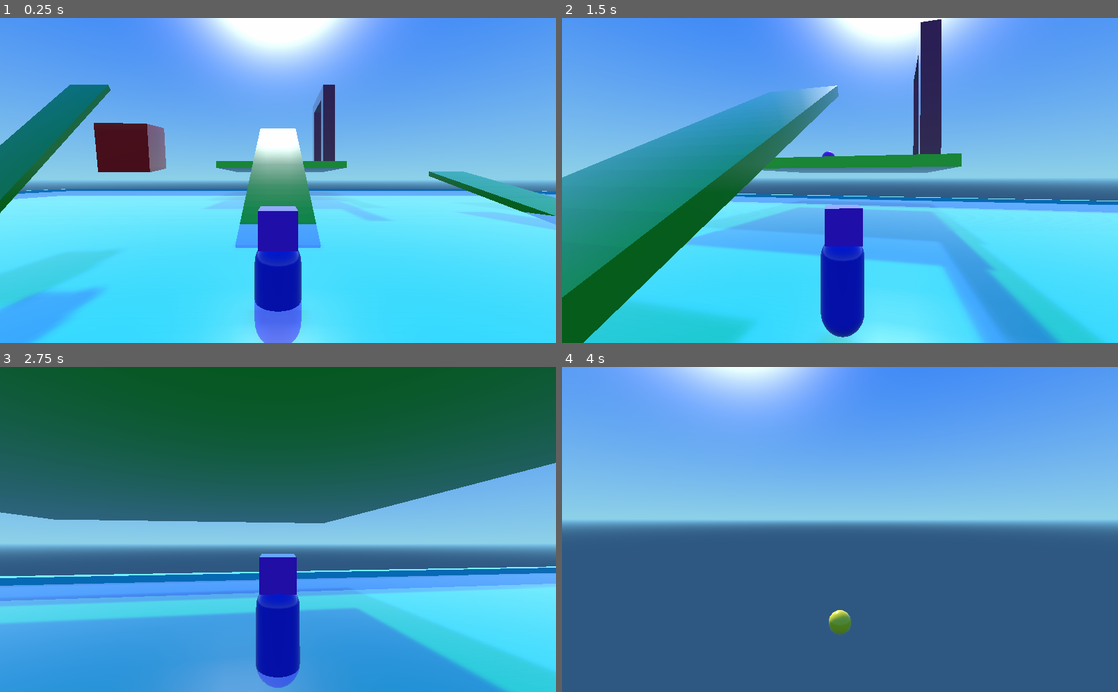
Above: before the commit, frames 1-4 (two rows, left to right).
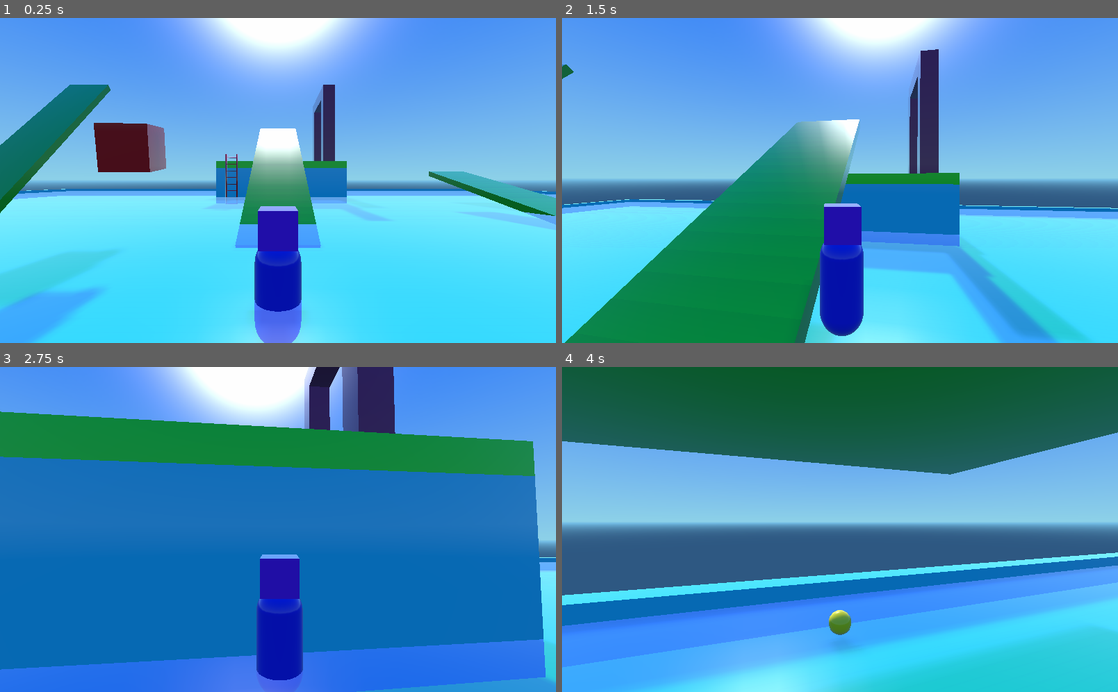
Above: after the commit, the same moments.

Repository: Chrisknyfe/godot-scraps
Game: Godot game, scene res://Main.tscn
Same seed, same stepped clock (60 frames per second), same inputs: the game is played once before the commit and once after it.
Inputs (mouse positions are in pixels of both pictures, inside the frame that each line leads up to):
- Up to frame 1 (0.25 s): no input
- Up to frame 2 (1.5 s): move the mouse to (867, 180) at 0.52 s; hold Shift (sprint) 0.53-1.28 s; hold W (forward) from 0.53 s (still down); tap F (fly) at 0.6 s; tap Space (jump) at 0.77 s; move the mouse to (812, 180) at 1.27 s; tap Shift (sprint) at 1.35 s
- Up to frame 3 (2.75 s): keep holding W (forward); tap Space (jump) at 1.52 s; tap F (fly) at 1.55, 2.1 s; move the mouse to (289, 523) at 2.02 s; hold Shift (sprint) from 2.03 s (still down)
- Up to frame 4 (4 s): keep holding W (forward); move the mouse to (834, 536) at 2.77 s; release Shift (sprint) at 2.78 s; tap Tab (possess) at 2.85 s; tap Space (jump) at 3.02, 3.77 s; tap F (fly) at 3.05 s; move the mouse to (878, 532) at 3.52 s; hold Shift (sprint) from 3.53 s (still down)

The runs differ from the first frame. In frame 1, 1.4% of the frame differs, in the area x 38-63%, y 41-58%; in frame 2, 43%; in frame 3, 94%, in the area x 0-100%, y 0-100%; in frame 4, 65%.

Commit message:
Character ladder climbing behavior

Diff:
--- /dev/null
+++ b/character_controller/Ladder.gd
@@ -0,0 +1,32 @@
+extends Area
+
+# class member variables go here, for example:
+# var a = 2
+# var b = "textvar"
+
+func _ready():
+	# Called every time the node is added to the scene.
+	# Initialization here
+	pass
+
+#func _process(delta):
+#	# Called every frame. Delta is time since last frame.
+#	# Update game logic here.
+#	pass
+
+
+func _on_Ladder_body_entered(body):
+	print("body is: ", body.get_filename())
+	# This check could be better with some kind of entity type system. I dunno.
+#	if body.get_filename().ends_with("Player.tscn"):
+	if body.name == "Player":
+		print("body is a player!")
+		body.climbing = true
+
+
+func _on_Ladder_body_exited(body):
+	print("body is: ", body.get_filename())
+#	if body.get_filename().ends_with("Player.tscn"):
+	if body.name == "Player":
+		print("body is a player!")
+		body.climbing = false
--- a/character_controller/Main.tscn
+++ b/character_controller/Main.tscn
@@ -10,6 +10,8 @@
 [ext_resource path="res://Player.tscn" type="PackedScene" id=8]
 [ext_resource path="res://Box.tscn" type="PackedScene" id=9]
 [ext_resource path="res://Box.gd" type="Script" id=10]
+[ext_resource path="res://Ladder.gd" type="Script" id=11]
+[ext_resource path="res://Ladder.obj" type="ArrayMesh" id=12]
 
 [sub_resource type="BoxShape" id=1]
 
@@ -240,7 +242,167 @@
 shader_param/uv2_offset = Vector3( 0, 0, 0 )
 _sections_unfolded = [ "Resource", "shader_param" ]
 
-[node name="Main" type="Spatial"]
+[sub_resource type="SpatialMaterial" id=10]
+
+render_priority = 0
+flags_transparent = false
+flags_unshaded = false
+flags_vertex_lighting = false
+flags_no_depth_test = false
+flags_use_point_size = false
+flags_world_triplanar = false
+flags_fixed_size = false
+flags_albedo_tex_force_srgb = false
+vertex_color_use_as_albedo = false
+vertex_color_is_srgb = false
+params_diffuse_mode = 0
+params_specular_mode = 0
+params_blend_mode = 0
+params_cull_mode = 0
+params_depth_draw_mode = 0
+params_line_width = 1.0
+params_point_size = 1.0
+params_billboard_mode = 0
+params_grow = false
+params_use_alpha_scissor = false
+albedo_color = Color( 1, 0, 0, 1 )
+metallic = 0.0
+metallic_specular = 0.5
+metallic_texture_channel = 0
+roughness = 0.0
+roughness_texture_channel = 0
+emission_enabled = false
+normal_enabled = false
+rim_enabled = false
+clearcoat_enabled = false
+anisotropy_enabled = false
+ao_enabled = false
+depth_enabled = false
+subsurf_scatter_enabled = false
+transmission_enabled = false
+refraction_enabled = false
+detail_enabled = false
+uv1_scale = Vector3( 1, 1, 1 )
+uv1_offset = Vector3( 0, 0, 0 )
+uv1_triplanar = false
+uv1_triplanar_sharpness = 1.0
+uv2_scale = Vector3( 1, 1, 1 )
+uv2_offset = Vector3( 0, 0, 0 )
+uv2_triplanar = false
+uv2_triplanar_sharpness = 1.0
+proximity_fade_enable = false
+distance_fade_enable = false
+_sections_unfolded = [ "Albedo" ]
+
+[sub_resource type="SpatialMaterial" id=11]
+
+render_priority = 0
+flags_transparent = false
+flags_unshaded = false
+flags_vertex_lighting = false
+flags_no_depth_test = false
+flags_use_point_size = false
+flags_world_triplanar = false
+flags_fixed_size = false
+flags_albedo_tex_force_srgb = false
+vertex_color_use_as_albedo = false
+vertex_color_is_srgb = false
+params_diffuse_mode = 0
+params_specular_mode = 0
+params_blend_mode = 0
+params_cull_mode = 0
+params_depth_draw_mode = 0
+params_line_width = 1.0
+params_point_size = 1.0
+params_billboard_mode = 0
+params_grow = false
+params_use_alpha_scissor = false
+albedo_color = Color( 1, 0, 0, 1 )
+metallic = 0.0
+metallic_specular = 0.5
+metallic_texture_channel = 0
+roughness = 0.0
+roughness_texture_channel = 0
+emission_enabled = false
+normal_enabled = false
+rim_enabled = false
+clearcoat_enabled = false
+anisotropy_enabled = false
+ao_enabled = false
+depth_enabled = false
+subsurf_scatter_enabled = false
+transmission_enabled = false
+refraction_enabled = false
+detail_enabled = false
+uv1_scale = Vector3( 1, 1, 1 )
+uv1_offset = Vector3( 0, 0, 0 )
+uv1_triplanar = false
+uv1_triplanar_sharpness = 1.0
+uv2_scale = Vector3( 1, 1, 1 )
+uv2_offset = Vector3( 0, 0, 0 )
+uv2_triplanar = false
+uv2_triplanar_sharpness = 1.0
+proximity_fade_enable = false
+distance_fade_enable = false
+_sections_unfolded = [ "Albedo" ]
+
+[sub_resource type="SpatialMaterial" id=12]
+
+render_priority = 0
+flags_transparent = false
+flags_unshaded = false
+flags_vertex_lighting = false
+flags_no_depth_test = false
+flags_use_point_size = false
+flags_world_triplanar = false
+flags_fixed_size = false
+flags_albedo_tex_force_srgb = false
+vertex_color_use_as_albedo = false
+vertex_color_is_srgb = false
+params_diffuse_mode = 0
+params_specular_mode = 0
+params_blend_mode = 0
+params_cull_mode = 0
+params_depth_draw_mode = 0
+params_line_width = 1.0
+params_point_size = 1.0
+params_billboard_mode = 0
+params_grow = false
+params_use_alpha_scissor = false
+albedo_color = Color( 1, 0.609375, 0, 1 )
+metallic = 0.0
+metallic_specular = 0.5
+metallic_texture_channel = 0
+roughness = 0.0
+roughness_texture_channel = 0
+emission_enabled = false
+normal_enabled = false
+rim_enabled = false
+clearcoat_enabled = false
+anisotropy_enabled = false
+ao_enabled = false
+depth_enabled = false
+subsurf_scatter_enabled = false
+transmission_enabled = false
+refraction_enabled = false
+detail_enabled = false
+uv1_scale = Vector3( 1, 1, 1 )
+uv1_offset = Vector3( 0, 0, 0 )
+uv1_triplanar = false
+uv1_triplanar_sharpness = 1.0
+uv2_scale = Vector3( 1, 1, 1 )
+uv2_offset = Vector3( 0, 0, 0 )
+uv2_triplanar = false
+uv2_triplanar_sharpness = 1.0
+proximity_fade_enable = false
+distance_fade_enable = false
+_sections_unfolded = [ "Albedo" ]
+
+[sub_resource type="BoxShape" id=9]
+
+extents = Vector3( 0.25, 1, 0.25 )
+
+[node name="Main" type="Spatial" index="0"]
 
 script = ExtResource( 1 )
 
@@ -271,7 +433,6 @@
 
 [node name="EndPlatform" parent="." index="5" instance=ExtResource( 3 )]
 
-editor/display_folded = true
 transform = Transform( 1, 0, 0, 0, 1, 0, 0, 0, 1, 0.5, 6.5, -40.5 )
 
 [node name="Ball" parent="EndPlatform" index="1" instance=ExtResource( 4 )]
@@ -467,6 +628,65 @@
 material/0 = SubResource( 8 )
 _sections_unfolded = [ "Transform", "material" ]
 
+[node name="Ladderwall" parent="." index="16" instance=ExtResource( 2 )]
+
+transform = Transform( -4.37114e-08, 0, 1, 0, 3, 0, -1, 0, -4.37114e-08, 0.5, 3, -31 )
+_sections_unfolded = [ "Transform" ]
+
+[node name="Ladder" type="Area" parent="." index="17"]
+
+transform = Transform( 0.148256, 0, 3.99725, 0, 4, 0, -3.99725, 0, 0.148256, -7, 4, -30 )
+input_ray_pickable = false
+input_capture_on_drag = false
+space_override = 0
+gravity_point = false
+gravity_distance_scale = 0.0
+gravity_vec = Vector3( 0, -1, 0 )
+gravity = 9.8
+linear_damp = 0.1
+angular_damp = 1.0
+priority = 0.0
+monitoring = true
+monitorable = true
+collision_layer = 1
+collision_mask = 1
+audio_bus_override = false
+audio_bus_name = "Master"
+reverb_bus_enable = false
+reverb_bus_name = "Master"
+reverb_bus_amount = 0.0
+reverb_bus_uniformity = 0.0
+script = ExtResource( 11 )
+_sections_unfolded = [ "Transform" ]
+
+[node name="LadderMesh" type="MeshInstance" parent="Ladder" index="0"]
+
+transform = Transform( 0.999313, 0, 0.0370641, 0, 1, 0, -0.0370641, 0, 0.999313, 0, -1, 0 )
+layers = 1
+material_override = null
+cast_shadow = 1
+extra_cull_margin = 0.0
+use_in_baked_light = false
+lod_min_distance = 0.0
+lod_min_hysteresis = 0.0
+lod_max_distance = 0.0
+lod_max_hysteresis = 0.0
+mesh = ExtResource( 12 )
+skeleton = NodePath("..")
+material/0 = SubResource( 10 )
+material/1 = SubResource( 11 )
+material/2 = SubResource( 12 )
+_sections_unfolded = [ "Transform", "material" ]
+
+[node name="CollisionShape" type="CollisionShape" parent="Ladder" index="1"]
+
+shape = SubResource( 9 )
+disabled = false
+
 [connection signal="body_entered" from="EndPlatform/Area" to="." method="_on_Area_body_entered"]
 
 [connection signal="body_entered" from="Box" to="Box" method="_on_Box_body_entered"]
+
+[connection signal="body_entered" from="Ladder" to="Ladder" method="_on_Ladder_body_entered"]
+
+[connection signal="body_exited" from="Ladder" to="Ladder" method="_on_Ladder_body_exited"]
--- a/character_controller/Player.gd
+++ b/character_controller/Player.gd
@@ -3,16 +3,18 @@
 # Constants
 const GRAVITY = 9.8 * 3
 const WALK_SPEED = 10
-const SPRINT_SPEED = 40
+const SPRINT_SPEED = 20
 const ACCEL = 4
 const DEACCEL = 8
 const JUMP_HEIGHT = 15
 const FLY_SPEED = 20
 const FLY_ACCEL = 4
+const CLIMB_SPEED = 5
 
 # externally controllable vars
 var move_direction = Vector3()
 var look_direction = Vector3()
+var climbing = false
 var flying = false
 var sprinting = false
 var jumping = false
@@ -36,24 +38,25 @@
 func _physics_process(delta):
 	aim(delta)
 	if flying:
-		fly(delta)
+		fly(delta, FLY_SPEED)
+	elif climbing:
+		fly(delta, CLIMB_SPEED)
+	elif sprinting:
+		walk(delta, SPRINT_SPEED)
 	else:
-		if sprinting:
-			walk(delta, SPRINT_SPEED)
-		else:
-			walk(delta, WALK_SPEED)
+		walk(delta, WALK_SPEED)
 
 func aim(delta):
 	$Head.rotation = look_direction
 
-func fly(delta):
+func fly(delta, speed):
 	var temp_direction = move_direction
 	# space to go up a bit
 	if jumping:
 		temp_direction += Vector3(0, 1, 0)
 	# normalize to player's fly speed
 	temp_direction = temp_direction.normalized()
-	temp_direction = temp_direction * FLY_SPEED
+	temp_direction = temp_direction * speed
 
 	velocity = velocity.linear_interpolate(temp_direction, FLY_ACCEL * delta)
 	velocity = move_and_slide(velocity, Vector3(0, 1, 0))
--- a/character_controller/Spirit.gd
+++ b/character_controller/Spirit.gd
@@ -3,6 +3,7 @@
 const FLY_SPEED = 20
 const FLY_ACCEL = 4
 const PRINT_DELAY = 0.1
+const MOUSE_SENSITIVITY = 0.25
 
 var host = null
 var pos_target = Vector3(0,0,0)
@@ -39,8 +40,8 @@
 func _input(event):
 	# Mouse movement changes rotation target
 	if event is InputEventMouseMotion:
-		rot_target.y -= deg2rad(event.relative.x)/3
-		rot_target.x -= deg2rad(event.relative.y)/3
+		rot_target.y -= deg2rad(event.relative.x) * MOUSE_SENSITIVITY
+		rot_target.x -= deg2rad(event.relative.y) * MOUSE_SENSITIVITY
 
 		# clamp vertical mouselook
 		var CLAMP_LIM = PI/2.0 - deg2rad(0.1)
@@ -61,12 +62,14 @@
 	return false
 
 
-func slerp_euler(initial_rot, target_rot, weight):
+func slerp_euler_no_z(initial_rot, target_rot, weight):
 	var init_trans = Transform(Basis(initial_rot), Vector3(0,0,0))
 	var target_trans = Transform(Basis(target_rot), Vector3(0,0,0))
 
 	var final_trans = init_trans.interpolate_with(target_trans, weight)
-	return final_trans.basis.get_euler()
+	var final_rot = final_trans.basis.get_euler()
+	final_rot.z = 0
+	return final_rot
 
 func _physics_process(delta):
 
@@ -114,7 +117,7 @@
 		if !$Sphere.visible:
 			$Sphere.visible = true
 
-	rotation = slerp_euler(rotation, rot_target, 10 * delta)
-
-	if time_to_print():
-		print("rot_t: ", rot_target, "rotation: ", rotation)
+	rotation = slerp_euler_no_z(rotation, rot_target, 10 * delta)
+#
+#	if time_to_print():
+#		print("rot_t: ", rot_target, "rotation: ", rotation)
Not shown, added: character_controller/Ladder.obj
Not shown, added: character_controller/Ladder.obj.import
Not shown: 1 places in character_controller/Main.tscn that only renumber resources
